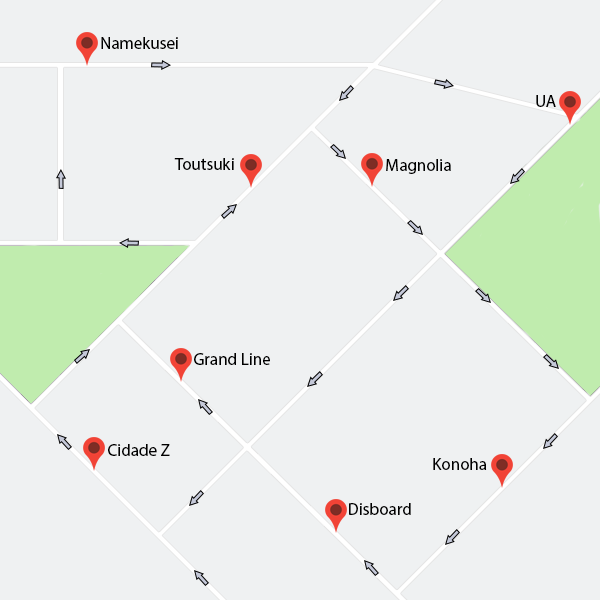
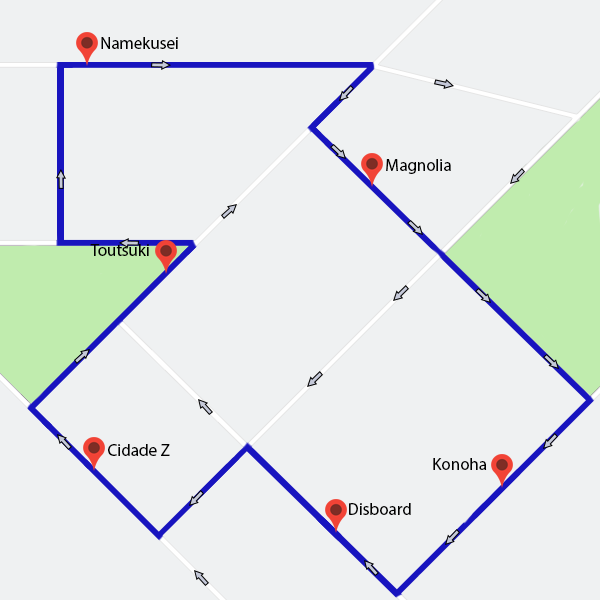
Before/after of a 600x600 layered artwork. What changed in the layer stack:
hid group "Grand Line" (1st of 3, in "Pontos") (2 layers) over [170, 348, 270, 382]
painted on "Toutsuki" (2nd of 3, in "Pontos" › "Toutsuki") over [90, 158, 234, 256]
renamed "Magnolia" to "Toutsuki", painted on it over [155, 154, 262, 274]
hid group "UA" (1st of 3, in "Pontos") (2 layers) over [536, 91, 581, 125]
showed group "Rota Onibus 2" (1 layers) over [27, 61, 595, 598]
